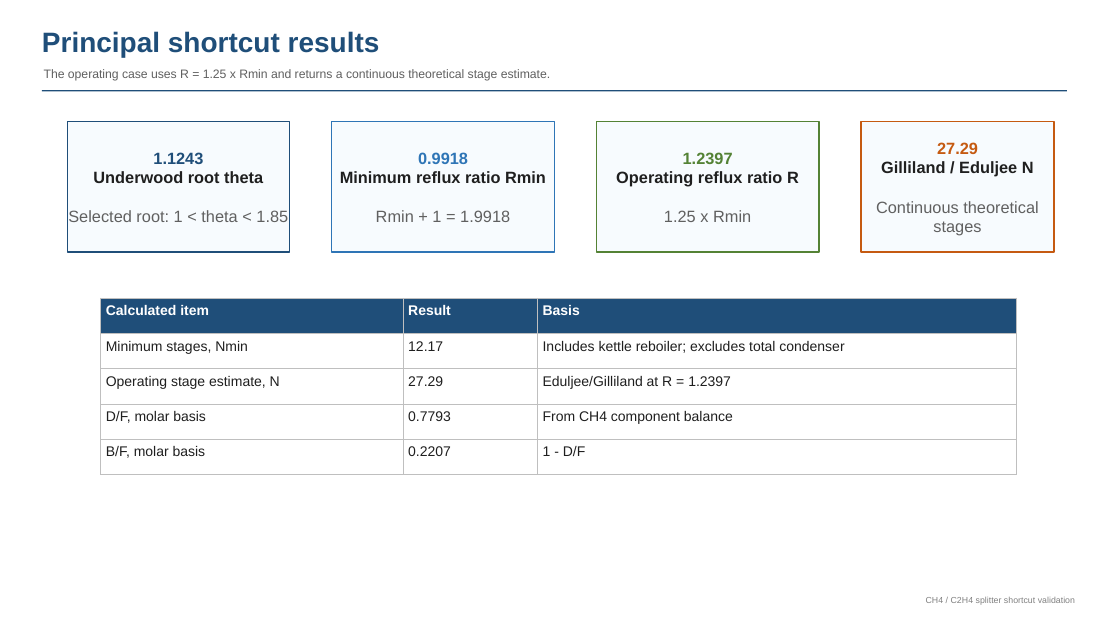
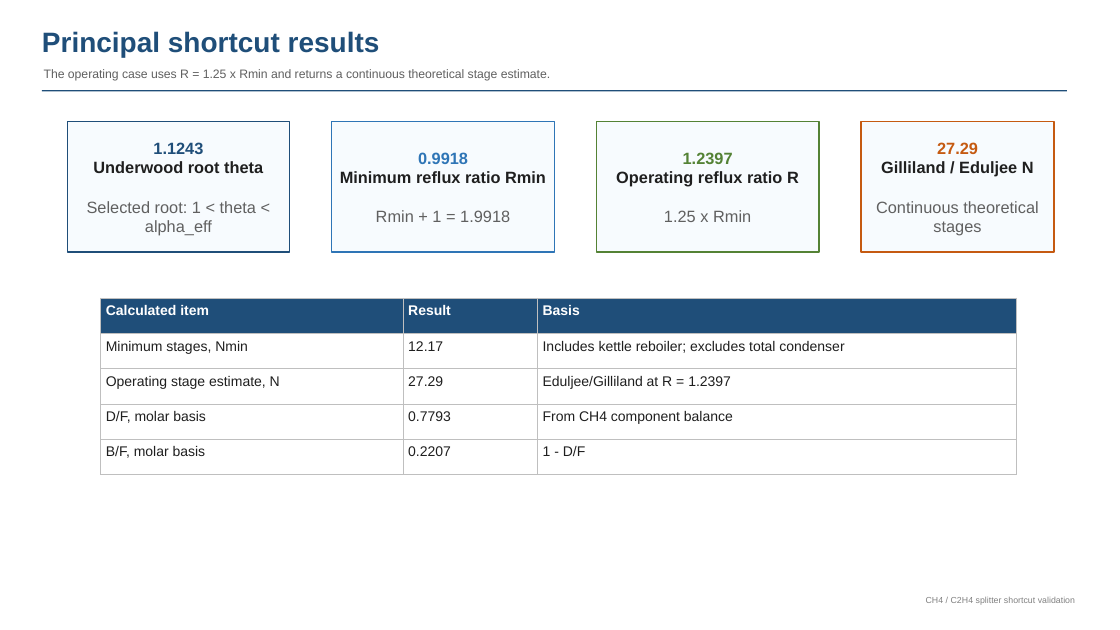
Before and after one commit to chinmayy13/rangutan_encyclopedia, a slide deck: slide 3 of task_4/gtf_files/CH4_C2H4_FUG_Key_Results.pptx. Drawn at 1120x630 pixels with LibreOffice and Linux fonts; fonts in the diff are those of the drawing. Boxes give left, top, right and bottom in pixels: in the first picture for what was removed or moved away, otherwise in the second. Text is boxed around its words. In the diff, an @@ line names an element or a change of style, - is before the commit and + after.

```diff
--- a/task_4/gtf_files/CH4_C2H4_FUG_Key_Results.pptx
+++ b/task_4/gtf_files/CH4_C2H4_FUG_Key_Results.pptx
@@ text in rectangle at (87,201,256,236): text changed @@
-Selected root: 1 < theta < 1.85
+Selected root: 1 < theta < alpha_eff
```
Also in this commit, not shown: 2 other slides changed, 6 other files.
